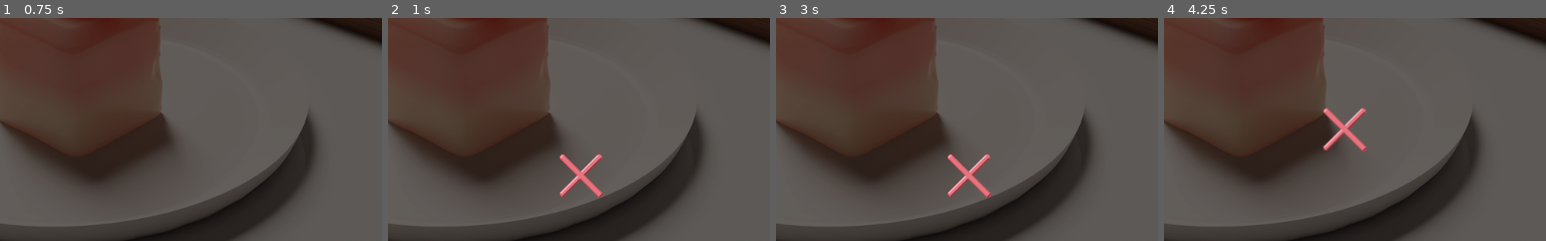
Above: before the commit, frames 1-4 (left to right).
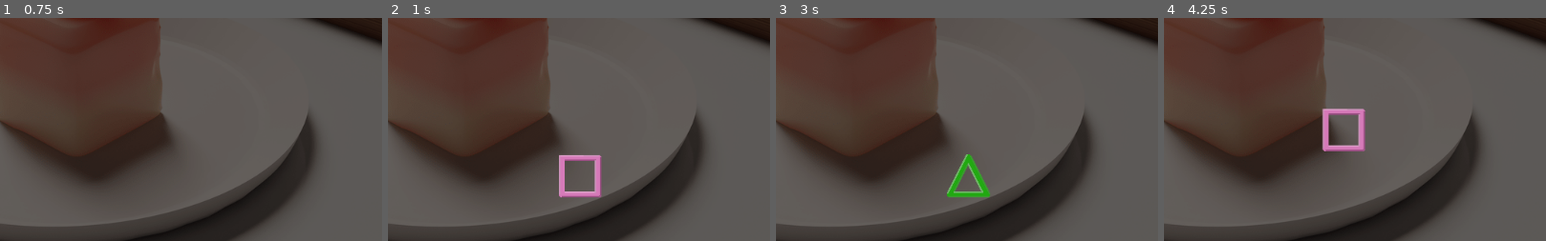
Above: after the commit, the same moments.

Repository: aflashyrhetoric/birb_rush
Game: Godot game, scene res://Main.tscn
Same seed, same stepped clock (60 frames per second), same inputs: the game is played once before the commit and once after it.
Inputs:
- Up to frame 1 (0.75 s): tap Enter at 0.5 s; tap X (hit_x) at 0.6 s
- Up to frame 2 (1 s): no input
- Up to frame 3 (3 s): tap X (hit_x) at 1.35, 2.1, 2.85 s; tap Space at 2.75 s
- Up to frame 4 (4.25 s): tap X (hit_x) at 3.6 s
The pictures show only the part of the screen within x 25-75%, y 46-96%; the shares and areas given below are measured in that part.

Frame 1 is identical in both runs. In frame 2, 1.6% of the frame differs, in the area x 44-57%, y 61-81%; in frame 3, 1.4%; in frame 4, 1.7%, in the area x 41-54%, y 40-60%.

Commit message:
Add shapes, randomize shapes that spawn

Diff:
--- a/src/Shapes/ShapeX.gd
+++ b/src/Shapes/ShapeX.gd
@@ -2,15 +2,26 @@
 
 signal spawn_shape
 
+
 # Called when the node enters the scene tree for the first time.
 func _ready():
+	randomize()
+
+	var s = get_shape() + "_sprite"
+	var shape_to_show = get_node(s)
+	print("Print new shape", " ", s)
+	shape_to_show.visible = true
 	pass # Replace with function body.
 
 # Called every frame. 'delta' is the elapsed time since the previous frame.
 #func _process(delta):
 #	pass
 
+func get_shape():
+	var _shapes = ["o", "x", "square", "triangle"]
+	var random_shape = _shapes[randi() % _shapes.size()]
+	return random_shape
+
 func _on_ShapeTimer_timeout():
-	print("Print new shape")
 	emit_signal("spawn_shape")
 	pass
--- a/src/Shapes/X.tscn
+++ b/src/Shapes/X.tscn
@@ -1,11 +1,27 @@
-[gd_scene load_steps=3 format=2]
+[gd_scene load_steps=6 format=2]
 
 [ext_resource path="res://assets/art/shapes/x_sprite.png" type="Texture" id=1]
 [ext_resource path="res://src/Shapes/ShapeX.gd" type="Script" id=2]
+[ext_resource path="res://assets/art/shapes/o_sprite.png" type="Texture" id=3]
+[ext_resource path="res://assets/art/shapes/tri_sprite.png" type="Texture" id=4]
+[ext_resource path="res://assets/art/shapes/square_sprite.png" type="Texture" id=5]
 
 [node name="Node2D" type="RigidBody2D"]
 linear_velocity = Vector2( 0, -100 )
 script = ExtResource( 2 )
 
-[node name="Sprite" type="Sprite" parent="."]
+[node name="x_sprite" type="Sprite" parent="."]
+visible = false
 texture = ExtResource( 1 )
+
+[node name="o_sprite" type="Sprite" parent="."]
+visible = false
+texture = ExtResource( 3 )
+
+[node name="triangle_sprite" type="Sprite" parent="."]
+visible = false
+texture = ExtResource( 4 )
+
+[node name="square_sprite" type="Sprite" parent="."]
+visible = false
+texture = ExtResource( 5 )
Binary file added: assets/art/shapes/o_sprite.png
Not shown, added: assets/art/shapes/o_sprite.png.import
Binary file added: assets/art/shapes/square_sprite.png
Not shown, added: assets/art/shapes/square_sprite.png.import
Binary file added: assets/art/shapes/tri_sprite.png
Not shown, added: assets/art/shapes/tri_sprite.png.import
